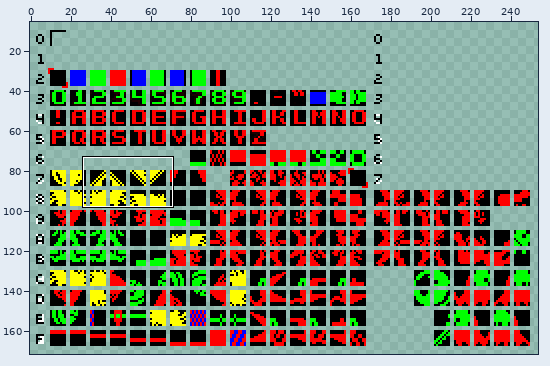
Sprite sheet: SpriteRotate/newtiles.png. Above, an overview of the earlier version with the close-up marked.
Close-up. The starting point:
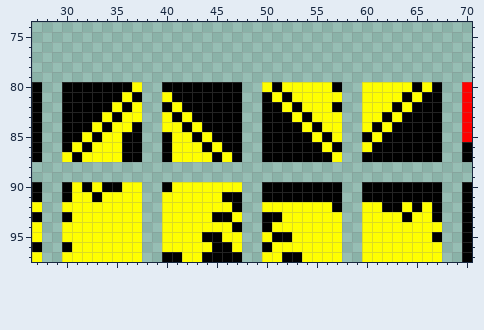
The file is 258x178 pixels. Pixels under 10% opacity are left out. Colours within 5 levels of each other are drawn and written as one. Shown: x 27..70, y 74..97. The wide view leaves out empty margins.
And afterwards:
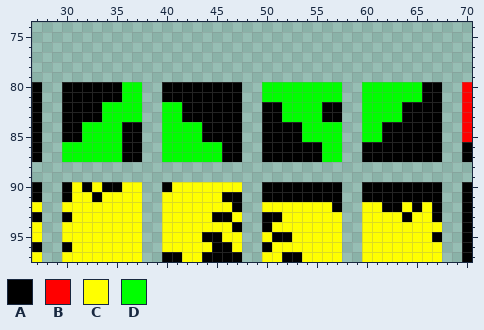
Palette (. is transparent): A #000000  B #ff0000  C #ffff00  D #00ff00
Commit message: Progress on keyboard; fixed "CAUTION" sprite.
The exact change:
{"y":80,"x":36,"old":"AC","new":"DD"}
{"y":80,"x":50,"old":"CACCCCCA","new":"DDDDDDDD"}
{"y":80,"x":60,"old":"CCCCCAC","new":"DDDDDDA"}
{"y":81,"x":36,"old":"CA","new":"DD"}
{"y":81,"x":40,"old":"C","new":"A"}
{"y":81,"x":50,"old":"ACACCCCC","new":"DDDDDDDD"}
{"y":81,"x":60,"old":"CCCCAC","new":"DDDDDD"}
{"y":82,"x":34,"old":"ACAC","new":"DDDD"}
{"y":82,"x":40,"old":"AC","new":"DD"}
{"y":82,"x":52,"old":"CACCC","new":"DDDDA"}
{"y":82,"x":60,"old":"CCCAC","new":"DDDDA"}
{"y":83,"x":34,"old":"CACC","new":"DDDD"}
{"y":83,"x":40,"old":"CAC","new":"DDA"}
{"y":83,"x":52,"old":"ACACCC","new":"DDDDAA"}
{"y":83,"x":60,"old":"CCAC","new":"DDDD"}
{"y":84,"x":32,"old":"ACACC","new":"DDDDA"}
{"y":84,"x":40,"old":"CCAC","new":"DDDD"}
{"y":84,"x":54,"old":"CACC","new":"DDDD"}
{"y":84,"x":60,"old":"CAC","new":"DDA"}
{"y":85,"x":32,"old":"CACC","new":"DDDD"}
{"y":85,"x":40,"old":"ACCAC","new":"DDDDA"}
{"y":85,"x":54,"old":"ACAC","new":"DDDD"}
{"y":85,"x":60,"old":"AC","new":"DD"}
{"y":86,"x":30,"old":"ACACCC","new":"DDDDDD"}
{"y":86,"x":40,"old":"ACCCAC","new":"DDDDDD"}
{"y":86,"x":56,"old":"CA","new":"DD"}
{"y":86,"x":60,"old":"C","new":"A"}
{"y":87,"x":30,"old":"CACCCC","new":"DDDDDD"}
{"y":87,"x":40,"old":"ACCCCAC","new":"DDDDDDA"}
{"y":87,"x":56,"old":"AC","new":"DD"}
